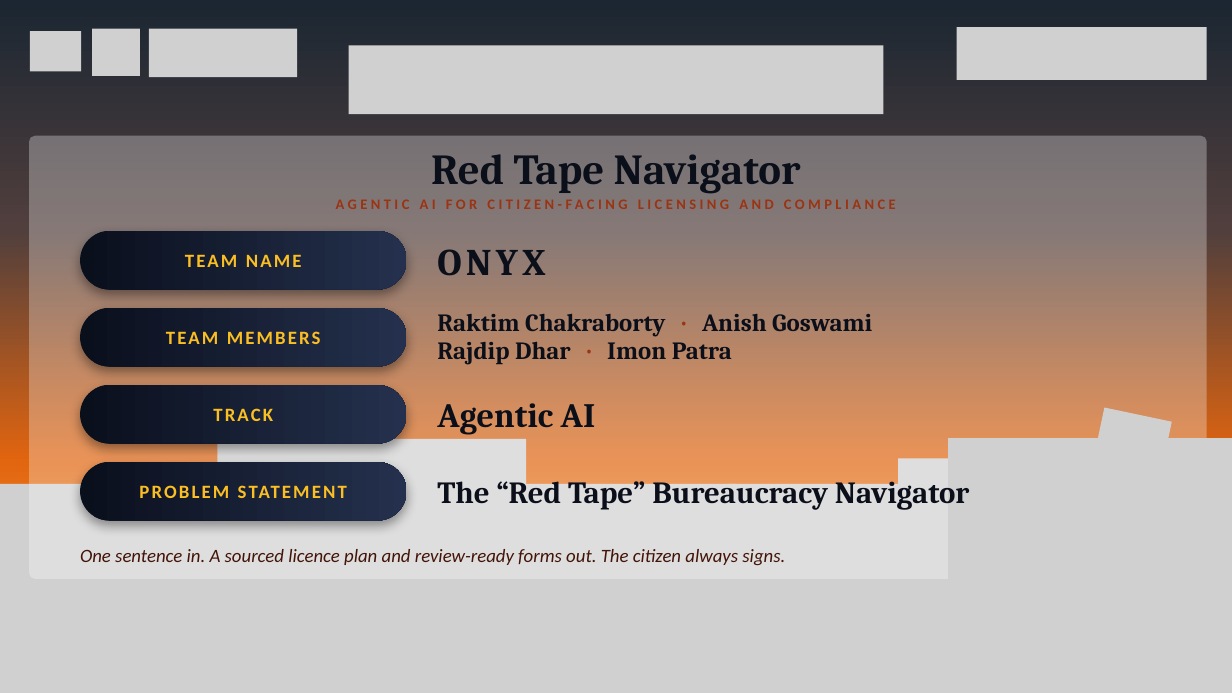
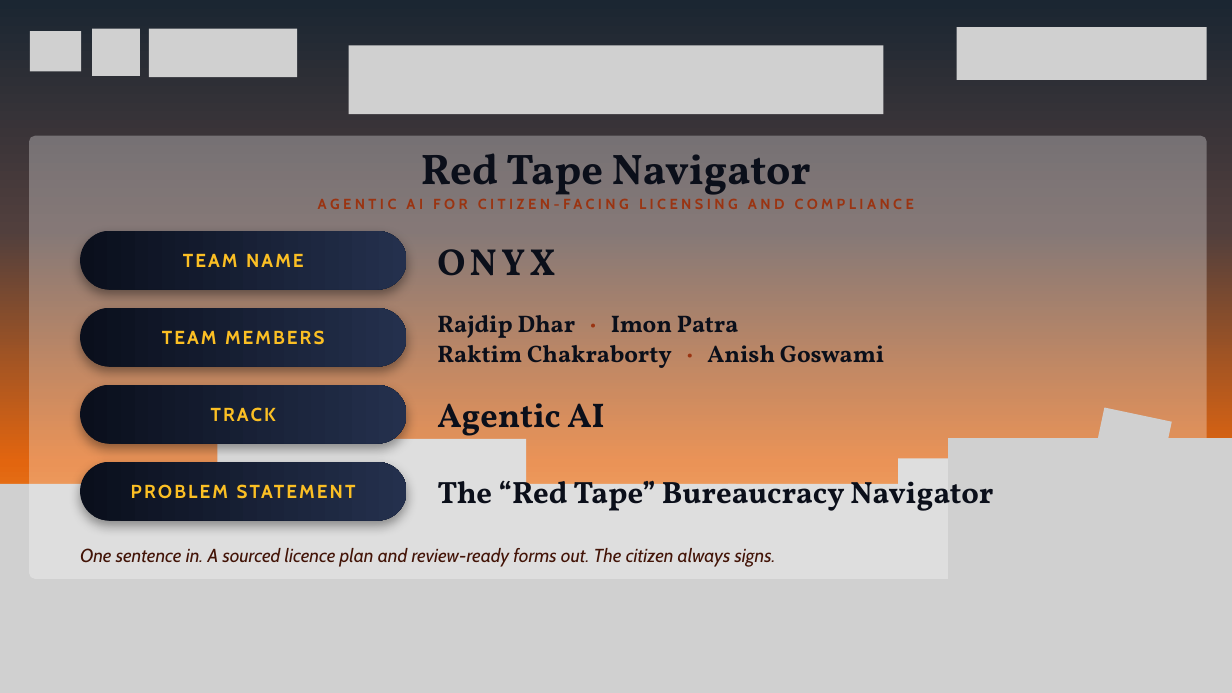
Before and after one commit to RajdipDhar2007/Red_Tape_Navigator, a slide deck: slide 1 of Onyx_HackNPitch_Final.pptx. Drawn at 1232x693 pixels with LibreOffice and Linux fonts; fonts in the diff are those of the drawing; grey boxes stand for pictures; background and template pictures are left out. Boxes give left, top, right and bottom in pixels: in the first picture for what was removed or moved away, otherwise in the second. Text is boxed around its words. In the diff, an @@ line names an element or a change of style, - is before the commit and + after.

```diff
--- a/Onyx_HackNPitch_Final.pptx
+++ b/Onyx_HackNPitch_Final.pptx
@@ text at box(437, 315, 739, 338): paragraph added @@
+Rajdip Dhar · Imon Patra
@@ text at box(437, 342, 732, 365): paragraph removed @@
-Rajdip Dhar · Imon Patra
@@ text at box(437, 345, 884, 368): size 29 to 28 pt in "Raktim Chakraborty Anish Goswami"; font Cambria to Vollkorn in "Raktim Chakraborty · Anish Goswami"; line spacing 0.95 to 1 @@
@@ font Cambria to Vollkorn in 4 elements at box(421, 153, 811, 204), box(437, 249, 555, 275), box(437, 403, 604, 444), box(437, 473, 993, 511) @@
@@ font Calibri to Cabin in 6 elements at box(318, 199, 914, 209), box(80, 231, 407, 290), box(80, 308, 407, 367), box(80, 385, 407, 444), box(80, 462, 407, 521), box(80, 548, 776, 567) @@
```
Also in this commit, not shown: 5 other slides changed, 11 other files.
